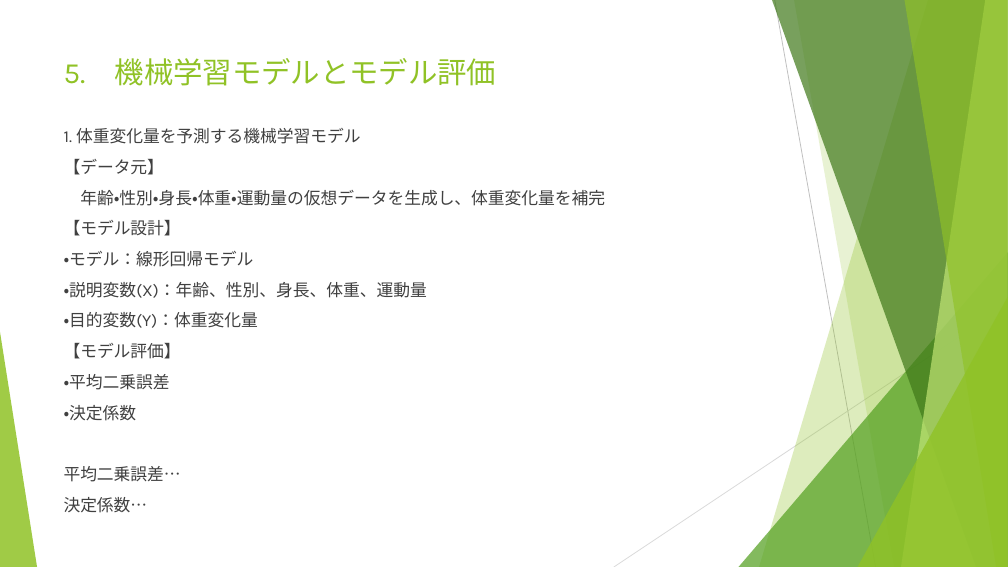
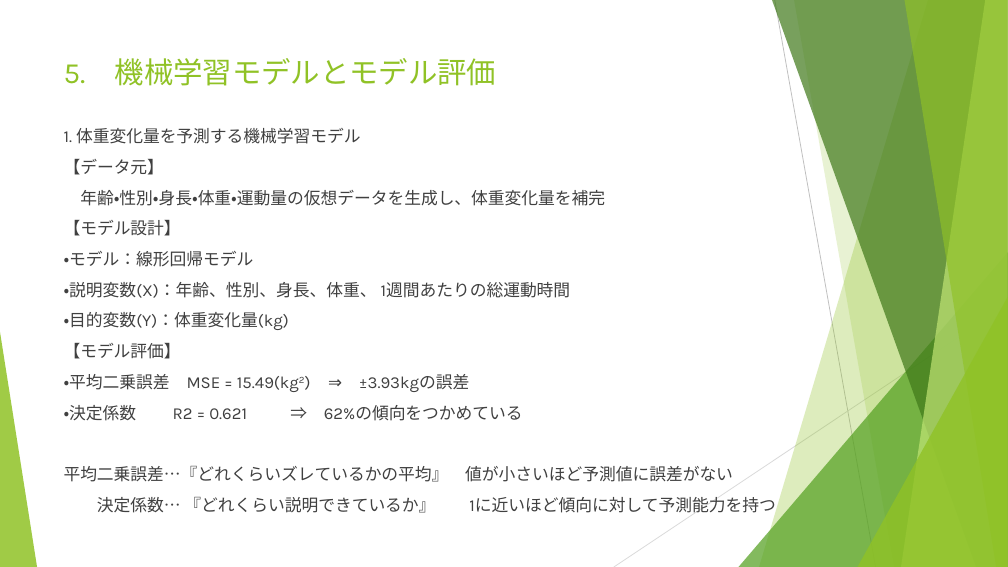
Before and after one commit to usamaru0606/tech_present_2025, a slide deck: slide 7 of 技術発表会資料.pptx. Drawn at 1008x567 pixels with LibreOffice and Linux fonts; fonts in the diff are those of the drawing. Boxes give left, top, right and bottom in pixels: in the first picture for what was removed or moved away, otherwise in the second. Text is boxed around its words. In the diff, an @@ line names an element or a change of style, - is before the commit and + after.

Commit message:
新規評価用スクリプトと資料を追加

```diff
--- a/技術発表会資料.pptx
+++ b/技術発表会資料.pptx
@@ text at (64,282,571,330): text changed @@
-・説明変数(X)：年齢、性別、身長、体重、運動量
-・目的変数(Y)：体重変化量
+・説明変数(X)：年齢、性別、身長、体重、 1週間あたりの総運動時間
+・目的変数(Y)：体重変化量(kg)
@@ text at (64,374,775,516): text changed @@
-・平均二乗誤差
-・決定係数
-平均二乗誤差…
-決定係数…
+・平均二乗誤差 MSE = 15.49(kg2) ⇒ ±3.93kgの誤差
+・決定係数 R2 = 0.621 ⇒ 62%の傾向をつかめている
+平均二乗誤差…『どれくらいズレているかの平均』 値が小さいほど予測値に誤差がない
+決定係数… 『どれくらい説明できているか』 1に近いほど傾向に対して予測能力を持つ
```
Also in this commit, not shown: 1 other slide changed, 2 other files.
